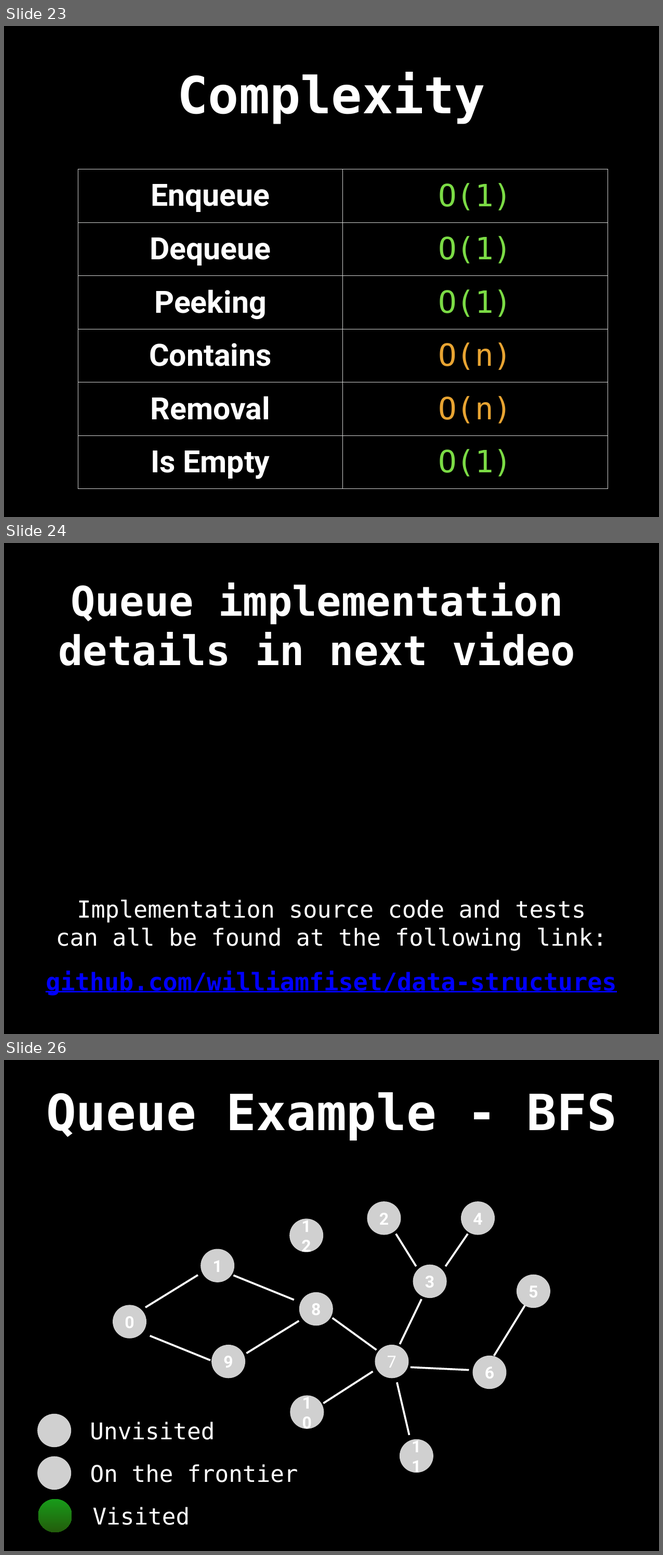
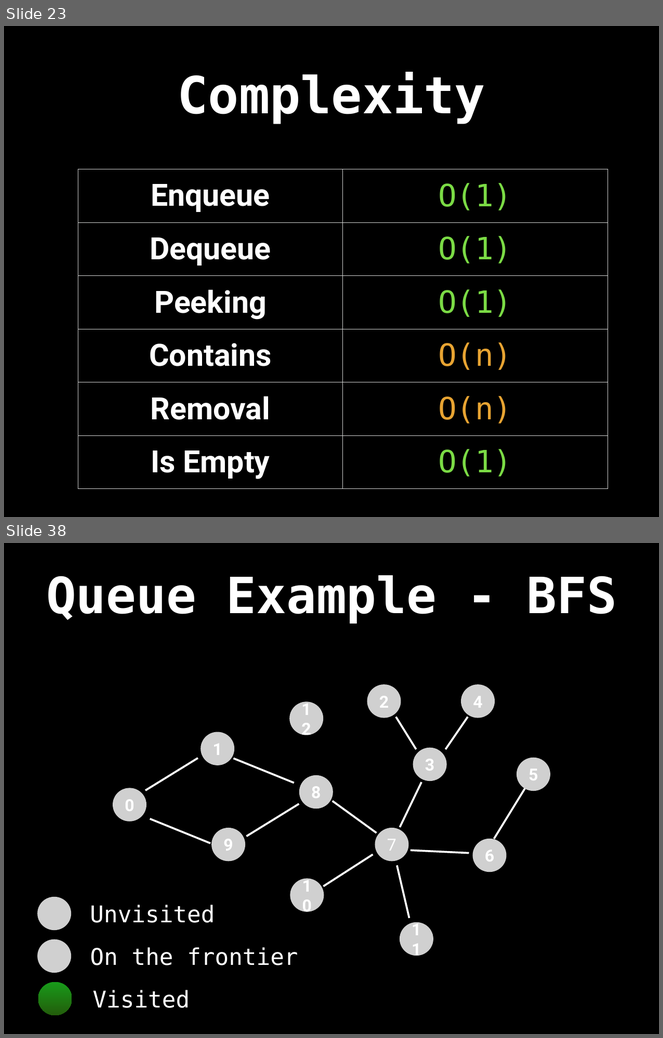
Before and after one commit to williamfiset/DEPRECATED-data-structures, a slide deck: Queue/presentation/Queue.pptx. Shown one above the other, each under a label of ours: slides 23, 24 and 26 before the commit, slides 23 and 38 after it; the slides between them are not shown. The pictures are 663x1555 and 663x1038 pixels, drawn with LibreOffice and Linux fonts; fonts in the diff are those of the drawing; grey boxes stand for pictures. Boxes give left, top, right and bottom in pixels: in the first picture for what was removed or moved away, otherwise in the second. Text is boxed around its words. In the diff, an @@ line names an element or a change of style, - is before the commit and + after.

Commit message:
Updated Queue slides

```diff
--- a/Queue/presentation/Queue.pptx
+++ b/Queue/presentation/Queue.pptx
@@ slide 24 removed at (4,543,659,1034), background #000000 @@
@@ title removed at (59,583,576,666) @@
-Queue implementation details in next video
@@ text removed at (56,900,607,951) @@
-Implementation source code and tests can all be found at the following link:
@@ text removed at (46,971,617,996) @@
-github.com/williamfiset/data-structures
@@ what was slide 26 is now slide 38 @@
```
Also in this commit, not shown: 1 slide changed, 1 slide added, 6 other slides removed, 2 other files.
